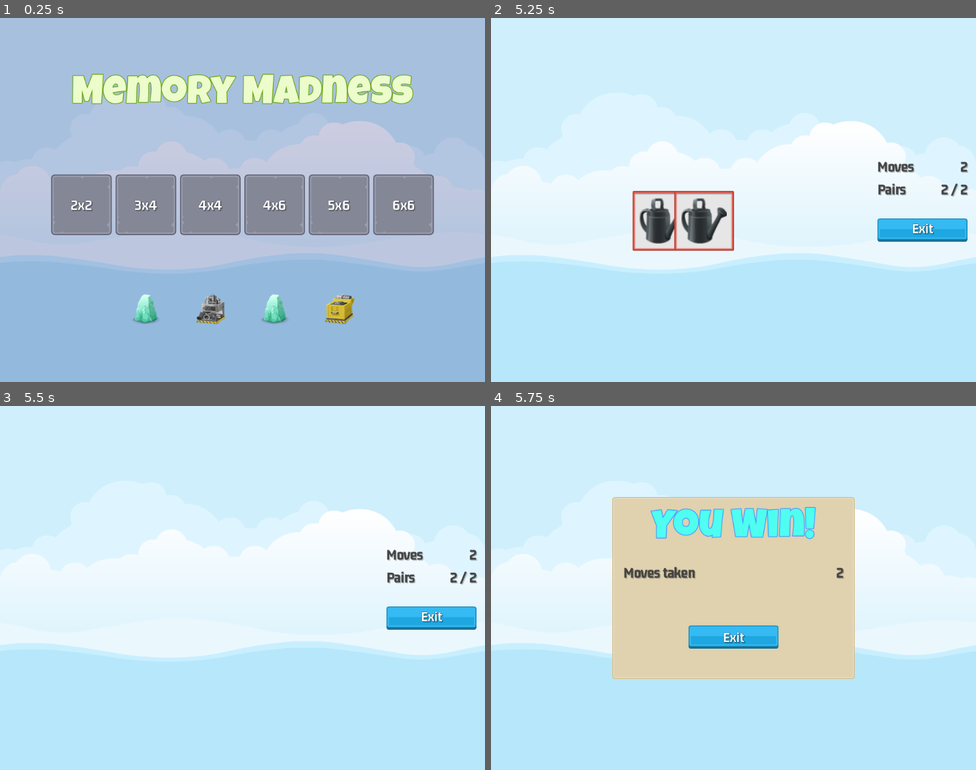
Above: before the commit, frames 1-4 (two rows, left to right).
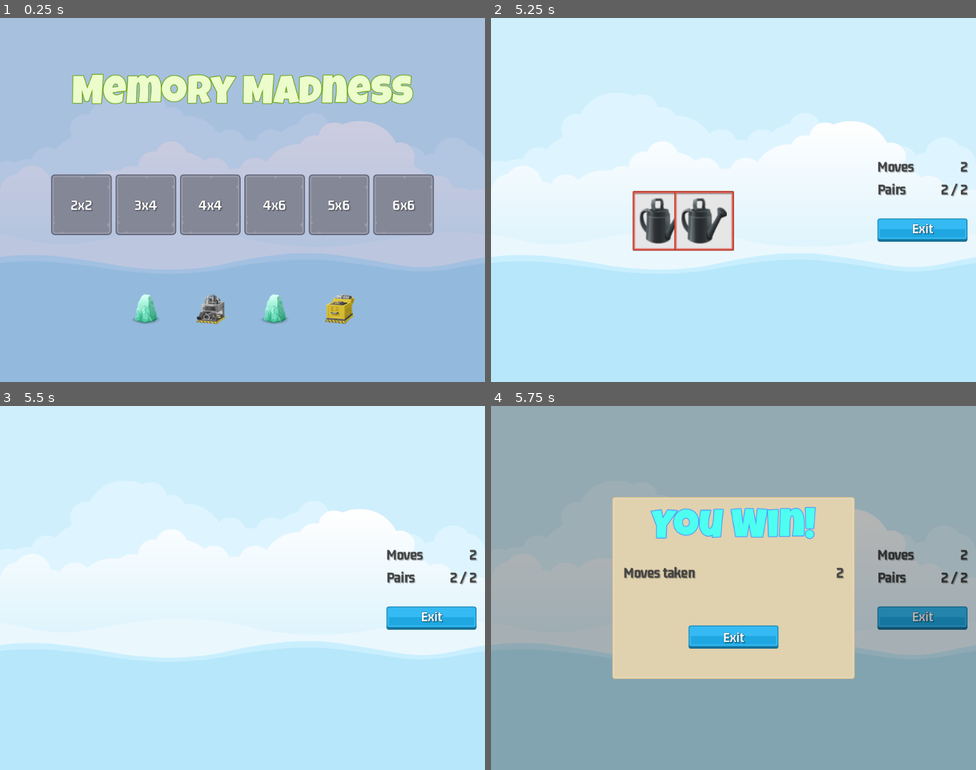
Above: after the commit, the same moments.

Repository: JerryHobby/Memory-Madness
Game: Godot game, scene res://Scenes/Master/master_scene.tscn
The game is run twice, just before and just after one commit, with the same random seed, the same clock (stepped at 60 frames per second) and the same inputs.
Inputs (mouse positions are in pixels of both pictures, inside the frame that each line leads up to):
- Up to frame 1 (0.25 s): no input
- Up to frame 2 (5.25 s): click "2x2" at 0.5 s; click (660, 178) at 1.25 s; click (704, 178) at 2.02 s; click (660, 221) at 2.77 s; click (704, 221) at 3.52 s; click (660, 221) at 4.25 s
- Up to frame 3 (5.5 s): no input
- Up to frame 4 (5.75 s): no input

Frames 1-3 are identical in both runs. In frame 4, 75% of the frame differs, in the area x 0-100%, y 0-100%.

Commit message:
final 1.0

Diff:
--- a/Scenes/FrontSprite/front_sprite.gd
+++ b/Scenes/FrontSprite/front_sprite.gd
@@ -4,6 +4,7 @@
 const SCALE_NORMAL:Vector2 = Vector2(1.0, 1.0)
 const SPIN_TIME_RANGE:Vector2 = Vector2(1.0, 2.0)
 const SCALE_TIME:float = 0.5
+
 
 # Called when the node enters the scene tree for the first time.
 func _ready():
--- a/Scenes/GameOver/game_over.tscn
+++ b/Scenes/GameOver/game_over.tscn
@@ -19,13 +19,14 @@
 script = ExtResource("1_ttssw")
 
 [node name="ColorRect" type="ColorRect" parent="."]
+custom_minimum_size = Vector2(2000, 2000)
 layout_mode = 1
 anchors_preset = 15
 anchor_right = 1.0
 anchor_bottom = 1.0
 grow_horizontal = 2
 grow_vertical = 2
-color = Color(0, 0, 0, 0.6)
+color = Color(0, 0, 0, 0.290196)
 
 [node name="NinePatchRect" type="NinePatchRect" parent="."]
 layout_mode = 1
--- a/Scenes/GameScreen/game_screen.tscn
+++ b/Scenes/GameScreen/game_screen.tscn
@@ -28,9 +28,10 @@
 func _ready():
 	SignalManager.on_level_selected.connect(on_level_selected)
 	SignalManager.on_game_over.connect(on_game_over)
+	#mc_2.show()
 
 # Called every frame. 'delta' is the elapsed time since the previous frame.
-func _process(delta):
+func _process(_delta):
 	moves_label.text = scorer.get_moves_made()
 	pairs_label.text = scorer.get_pairs_made()
 
@@ -56,9 +57,10 @@
 	tile_container.add_child(new_tile)
 	new_tile.setup(ii_dict, frame_image)
 
+
 func on_game_over(_score: int) -> void:
-	mc_2.hide()
-
+	#mc_2.hide()
+	pass
 "
 
 [node name="GameScreen" type="Control"]
--- a/Scenes/Master/master_scene.gd
+++ b/Scenes/Master/master_scene.gd
@@ -23,6 +23,6 @@
 	SoundManager.play_sound(sound, SoundManager.SOUND_MAIN_MENU)
 
 
-func on_level_selected(level_num:int):
+func on_level_selected(_level_num:int):
 	show_game(true)
 	SoundManager.play_sound(sound, SoundManager.SOUND_IN_GAME)
--- a/Scenes/Scorer/scorer.gd
+++ b/Scenes/Scorer/scorer.gd
@@ -15,11 +15,6 @@
 func _ready():
 	SignalManager.on_tile_selected.connect(on_tile_selected)
 	SignalManager.on_game_exit_pressed.connect(on_game_exit_pressed)
-
-
-# Called every frame. 'delta' is the elapsed time since the previous frame.
-func _process(delta):
-	pass
 
 
 func check_game_over() -> void:
--- a/Singletons/GameManager.gd
+++ b/Singletons/GameManager.gd
@@ -31,6 +31,7 @@
 		"image_list": selected_level_images
 	}
 
+
 func clear_nodes_in_group(group:String) -> void:
 	for n in get_tree().get_nodes_in_group(group):
 		n.queue_free()
